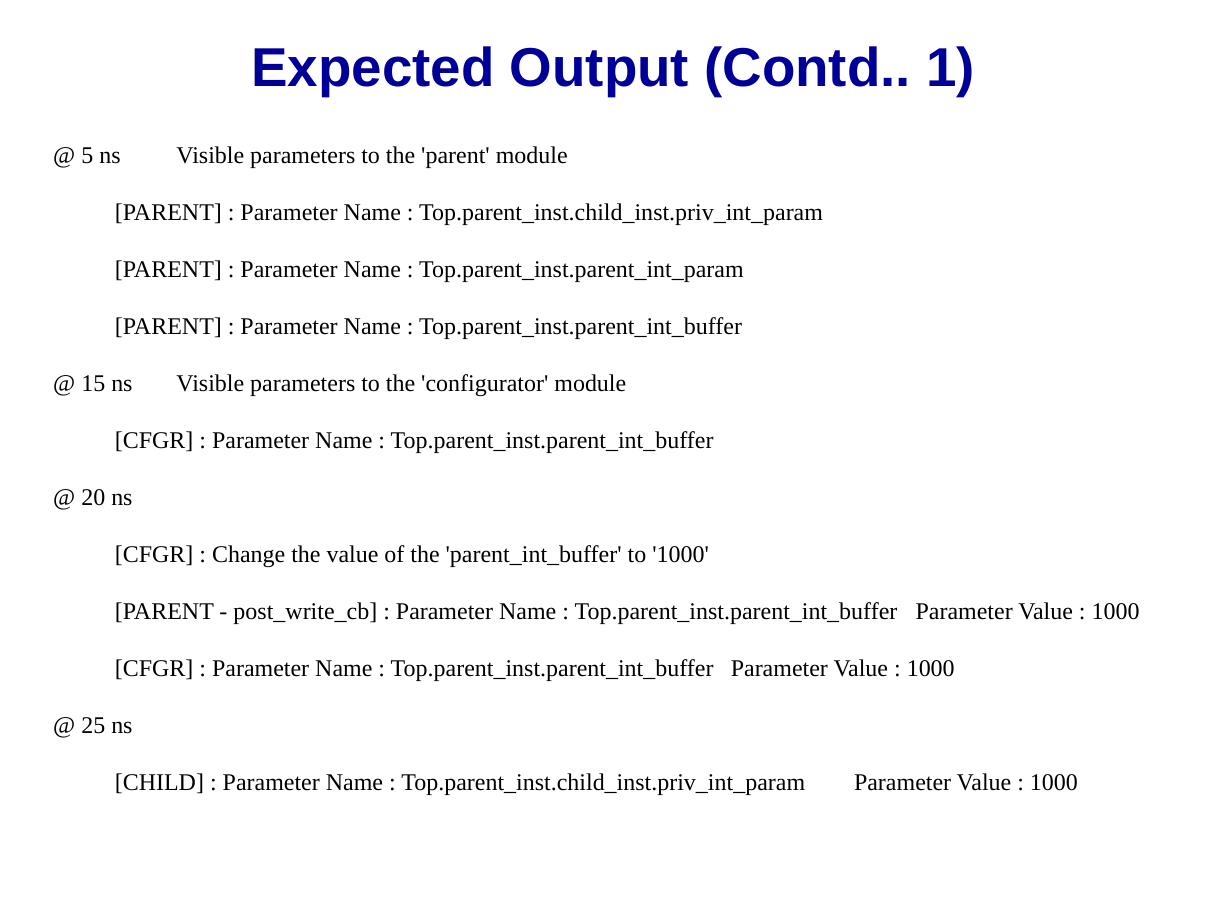
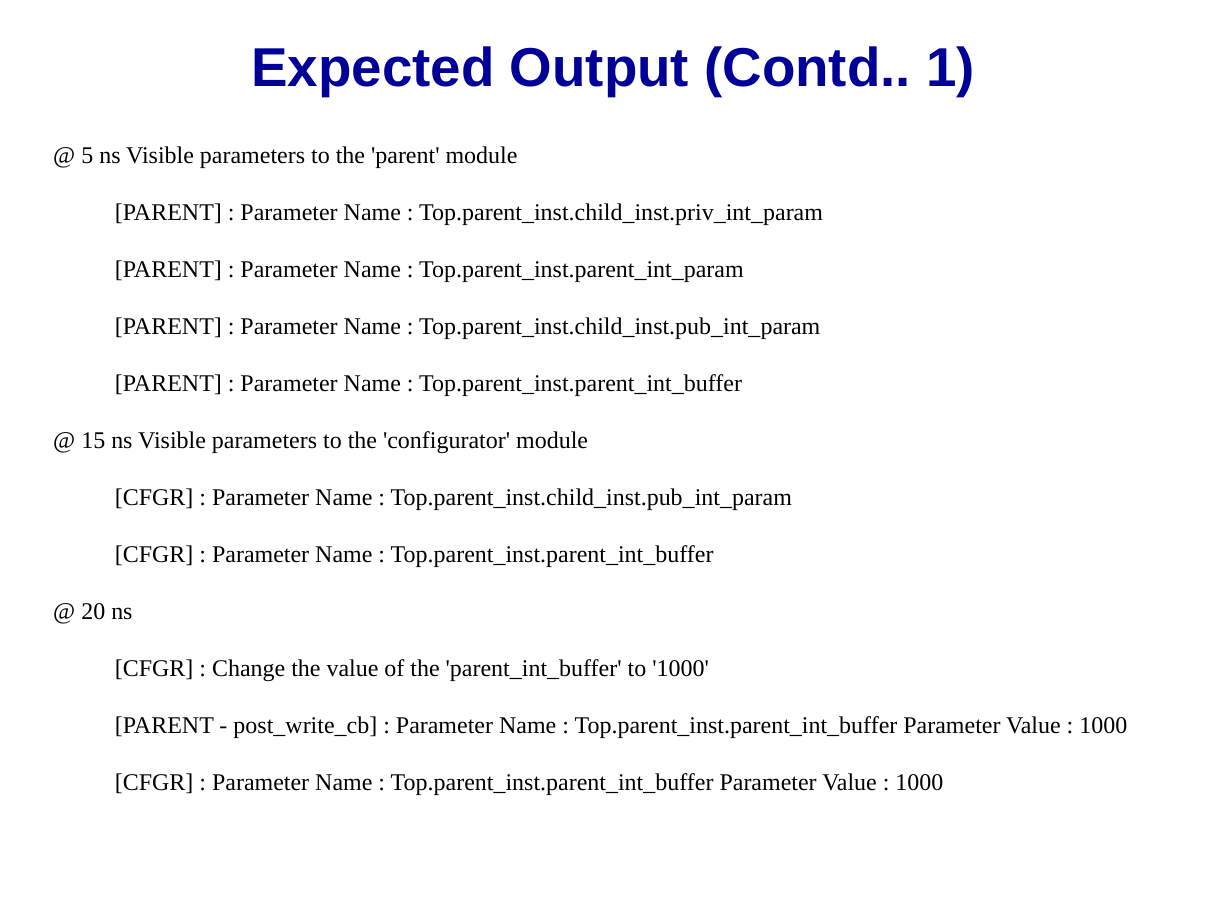
Before and after one commit to accellera-official/cci, a slide deck: slide 10 of examples/ex14_Hiding_Parameters/docs/ex14_Hiding_Parameters.ppt. Drawn at 1232x924 pixels with LibreOffice and Linux fonts; fonts in the diff are those of the drawing; background and template pictures are left out. Boxes give left, top, right and bottom in pixels: in the first picture for what was removed or moved away, otherwise in the second. Text is boxed around its words. In the diff, an @@ line names an element or a change of style, - is before the commit and + after.

```diff
--- a/examples/ex14_Hiding_Parameters/docs/ex14_Hiding_Parameters.ppt
+++ b/examples/ex14_Hiding_Parameters/docs/ex14_Hiding_Parameters.ppt
@@ text in free at (115, 317, 820, 339): paragraph added @@
+[PARENT] : Parameter Name : Top.parent_inst.child_inst.pub_int_param
@@ text in free at (115, 488, 792, 510): paragraph added @@
+[CFGR] : Parameter Name : Top.parent_inst.child_inst.pub_int_param
@@ text in free at (81, 717, 1078, 795): paragraphs removed @@
-@ 25 ns
-[CHILD] : Parameter Name : Top.parent_inst.child_inst.priv_int_param Parameter Value : 1000
```
Also in this commit, not shown: 7 other slides changed, 1 slide added.
